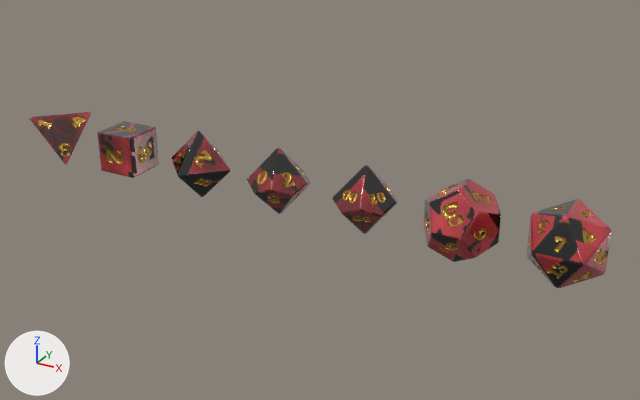
Before and after pictures for a commit that changed the glTF model public/dice/crimson.glb.
One viewpoint serves both versions: a 50 mm camera at (23.95, -52.06, 11.28) aimed at (10.94, -28.42, -0.54). The axes (+X, +Y, +Z) are drawn at lower left. The lights are the same throughout. The picture after the commit comes second. Vertices at exactly the same position are counted once.

In view in the first picture: 'd10', 'd100', 'd12', 'd20', 'd4', 'd6', 'd8'.
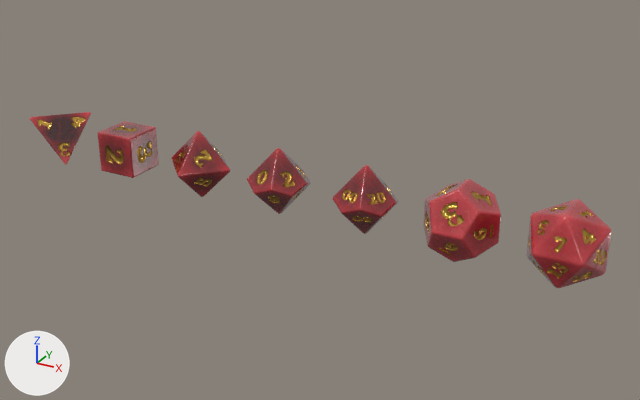
What changed in the scene script:
```text
Change me_crimson_d6_001:
    remove me_crimson_d6_001.from_pydata(...)  # 870 vertices, 1736 faces; spans x -0.75..0.75, y -0.75..0.75, z -0.75..0.75
    add me_crimson_d6_001.from_pydata(...)  # 1142 vertices, 2280 faces; spans x -0.75..0.75, y -0.75..0.75, z -0.75..0.75
    me_crimson_d6_001 part 1: 96 vertices removed from x -0.74..0.74, y -0.74..0.74, z -0.74..0.74; 368 vertices added at x -0.75..0.75, y -0.75..0.75, z -0.75..0.75
    me_crimson_d6_001 part 2: 1320 kept faces spanning x -0.75..0.75, y -0.75..0.75, z -0.75..0.75 get new texture (UV) coordinates
Change me_crimson_d8_001:
    remove me_crimson_d8_001.from_pydata(...)  # 1108 vertices, 2212 faces; spans x -1.23..1.23, y -1.23..1.23, z -1.23..1.23
    add me_crimson_d8_001.from_pydata(...)  # 1378 vertices, 2752 faces; spans x -1.24..1.24, y -1.24..1.24, z -1.24..1.24
    me_crimson_d8_001 part 3: 48 vertices removed from x -1.22..1.22, y -1.22..1.22, z -1.22..1.22; 318 vertices added at x -1.24..1.24, y -1.24..1.24, z -1.24..1.24
    me_crimson_d8_001 part 4: 1840 kept faces spanning x -1.21..1.21, y -1.21..1.21, z -1.21..1.21 get new texture (UV) coordinates
Change me_crimson_d10_001:
    remove me_crimson_d10_001.from_pydata(...)  # 1509 vertices, 3014 faces; spans x -1.06..1.06, y -1.01..1.01, z -1.17..1.17
    add me_crimson_d10_001.from_pydata(...)  # 1961 vertices, 3918 faces; spans x -1.06..1.06, y -1.01..1.01, z -1.18..1.18
    me_crimson_d10_001 part 5: 51 vertices moved within x -1.06..0.87, y -1.01..1.01, z -1.17..1.16; 115 vertices removed from x -1.05..1.05, y -1.0..1.0, z -1.17..1.17; 567 vertices added at x -1.06..1.06, y -1.01..1.01, z -1.18..1.18
    me_crimson_d10_001 part 6: 2358 kept faces spanning x -1.05..1.05, y -1.0..1.0, z -1.17..1.15 get new texture (UV) coordinates
Change me_crimson_d12_001:
    remove me_crimson_d12_001.from_pydata(...)  # 2063 vertices, 4122 faces; spans x -1.2..1.2, y -1.2..1.2, z -1.2..1.2
    add me_crimson_d12_001.from_pydata(...)  # 2743 vertices, 5482 faces; spans x -1.2..1.2, y -1.2..1.2, z -1.2..1.2
    me_crimson_d12_001 part 7: 84 vertices removed from x -1.18..1.18, y -1.18..1.18, z -1.18..1.18; 764 vertices added at x -1.2..1.2, y -1.2..1.2, z -1.2..1.2
    me_crimson_d12_001 part 8: 3118 kept faces spanning x -1.2..1.2, y -1.2..1.2, z -1.2..1.2 get new texture (UV) coordinates
Change me_crimson_d20_001:
    remove me_crimson_d20_001.from_pydata(...)  # 3583 vertices, 7162 faces; spans x -1.14..1.14, y -1.14..1.14, z -1.14..1.14
    add me_crimson_d20_001.from_pydata(...)  # 4257 vertices, 8510 faces; spans x -1.14..1.14, y -1.14..1.14, z -1.14..1.14
    me_crimson_d20_001 part 9: 114 vertices moved within x -1.13..1.13, y -1.13..1.13, z -1.13..1.13; 210 vertices removed from x -1.14..1.14, y -1.14..1.14, z -1.14..1.14; 884 vertices added at x -1.14..1.14, y -1.14..1.14, z -1.14..1.14
    me_crimson_d20_001 part 10: 6222 kept faces spanning x -1.13..1.13, y -1.13..1.13, z -1.13..1.13 get new texture (UV) coordinates
Change me_crimson_d100_001:
    remove me_crimson_d100_001.from_pydata(...)  # 2767 vertices, 5530 faces; spans x -1.06..1.06, y -1.01..1.01, z -1.17..1.17
    add me_crimson_d100_001.from_pydata(...)  # 3219 vertices, 6434 faces; spans x -1.06..1.06, y -1.01..1.01, z -1.18..1.18
    me_crimson_d100_001 part 11: 51 vertices moved within x -1.06..0.87, y -1.01..1.01, z -1.17..1.16; 115 vertices removed from x -1.05..1.05, y -1.0..1.0, z -1.17..1.17; 567 vertices added at x -1.06..1.06, y -1.01..1.01, z -1.18..1.18
    me_crimson_d100_001 part 12: 4870 kept faces spanning x -1.05..1.05, y -1.0..1.0, z -1.17..1.15 get new texture (UV) coordinates
```

Changed parts and their boxes (x1, y1, x2, y2) in the pictures (640 x 400 px):
part 1 of me_crimson_d6_001, reshaped: before (97, 127, 159, 178); after (97, 121, 159, 178)
part 2 of me_crimson_d6_001, surface changed: (98, 121, 158, 177) in both
part 3 of me_crimson_d8_001, reshaped: before (178, 131, 230, 178); after (172, 131, 230, 197)
part 4 of me_crimson_d8_001, surface changed (black to red): (171, 133, 229, 197) in both
part 5 of me_crimson_d10_001, reshaped: (247, 148, 311, 214) in both
part 6 of me_crimson_d10_001, surface changed (black to brown): (248, 149, 310, 213) in both
part 7 of me_crimson_d12_001, reshaped: before (425, 179, 501, 262); after (423, 179, 501, 262)
part 8 of me_crimson_d12_001, surface changed: (424, 179, 501, 261) in both
part 9 of me_crimson_d20_001, reshaped: (526, 199, 611, 288) in both
part 10 of me_crimson_d20_001, surface changed (black to red): (528, 199, 611, 287) in both
part 11 of me_crimson_d100_001, reshaped: (333, 165, 398, 234) in both
part 12 of me_crimson_d100_001, surface changed: (334, 167, 398, 223) in both
